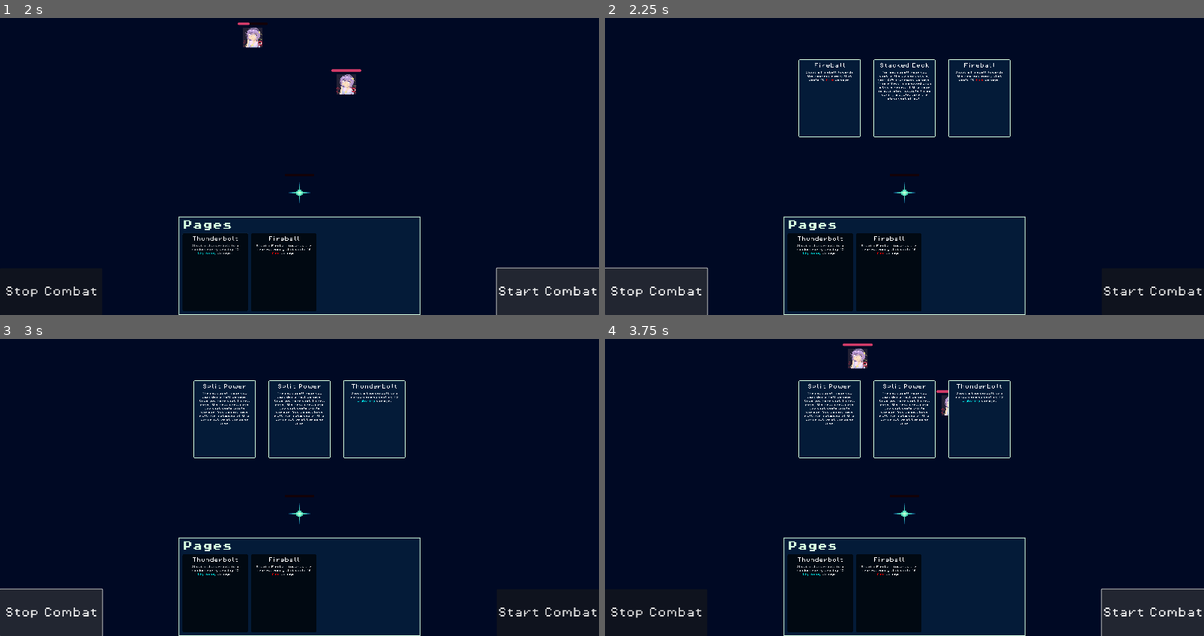
Above: before the commit, frames 1-4 (two rows, left to right).
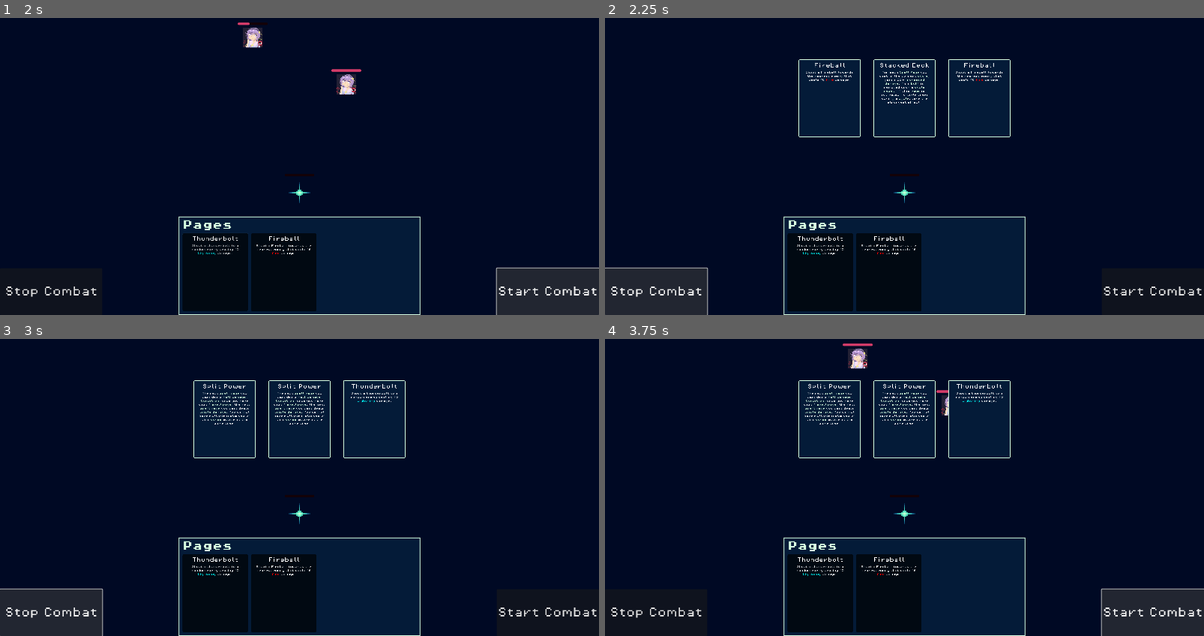
Above: after the commit, the same moments.

Repository: Jelmerrr/Grimoire
Game: Godot game, scene res://Scenes/BoardScene.tscn
Same seed, same stepped clock (60 frames per second), same inputs: the game is played once before the commit and once after it.
Inputs:
- Up to frame 1 (2 s): click "Start Combat" at 0.5 s; click "Start Combat" at 1.25 s
- Up to frame 2 (2.25 s): click "Stop Combat" at 2 s
- Up to frame 3 (3 s): click "Stop Combat" at 2.75 s
- Up to frame 4 (3.75 s): click "Start Combat" at 3.5 s

Frame 1 is identical in both runs. In frame 2, 0.2% of the frame differs, in the area x 45-55%, y 17-30%; in frame 3, 0.4%, in the area x 33-55%, y 17-29%; in frame 4, 0.4%.

Commit message:
Tooltips + some refactoring.

Diff:
--- a/Resources/Pages/Page Resources/Fireball.tres
+++ b/Resources/Pages/Page Resources/Fireball.tres
@@ -10,5 +10,5 @@
 PageFunctionality = ExtResource("1_gm5xm")
 PageScene = ExtResource("2_hdxce")
 UI_NameString = "Fireball"
-UI_DescriptionString = "Shoot a Fireball towards the nearest enemy that deals 10 [color=red][url=fire]fire[/url][/color] damage."
+UI_DescriptionString = "Shoot a Fireball towards the nearest enemy that deals 10 [color=red][url=Fire]fire[/url][/color] damage."
 metadata/_custom_type_script = "uid://4uqlkofs35db"
--- a/Resources/Pages/Page Resources/FiredUp.tres
+++ b/Resources/Pages/Page Resources/FiredUp.tres
@@ -12,5 +12,5 @@
 PageScene = ExtResource("2_w0aco")
 PageTargeting = 2
 UI_NameString = "Fired Up"
-UI_DescriptionString = "Increase your current cast speed by 5%. This effect can stack and persists untill the end of combat."
+UI_DescriptionString = "Increase your current [color=d9ffe2][url=CastSpeed]cast speed[/url][/color] by 5%. This effect can stack and persists untill the end of [color=d9ffe2][url=Combat]combat[/url][/color]."
 metadata/_custom_type_script = "uid://4uqlkofs35db"
--- a/Resources/Pages/Page Resources/SplitPower.tres
+++ b/Resources/Pages/Page Resources/SplitPower.tres
@@ -12,5 +12,5 @@
 PageScene = ExtResource("2_x06pu")
 PageTargeting = 2
 UI_NameString = "Split Power"
-UI_DescriptionString = "The next spell page you cast deals half damage. Once you have cast 1 spell page, the next spell page you cast deals triple damage. You cannot have multiple instances of this curse active at the same time."
+UI_DescriptionString = "The next [color=d9ffe2][url=SpellPage]spell page[/url][/color] you cast deals [color=d9ffe2][url=DamageMultiplier]half damage[/url][/color]. [color=d9ffe2][url=CurseCondition]Condition:[/url][/color] once you have cast 1 [color=d9ffe2][url=SpellPage]spell page[/url][/color], the next [color=d9ffe2][url=SpellPage]spell page[/url][/color] you cast deals [color=d9ffe2][url=DamageMultiplier]triple damage[/url][/color]. You cannot have multiple instances of this [color=d9ffe2][url=CursePage]curse[/url][/color] active at the same time."
 metadata/_custom_type_script = "uid://4uqlkofs35db"
--- a/Resources/Pages/Page Resources/StackedDeck.tres
+++ b/Resources/Pages/Page Resources/StackedDeck.tres
@@ -12,5 +12,5 @@
 PageScene = ExtResource("2_a1t4p")
 PageTargeting = 2
 UI_NameString = "Stacked Deck"
-UI_DescriptionString = "For each spell page you cast in the current cycle, gain 25% increased damage. This effect is removed upon a Cycle reset. If this page is activated multiple times during a Cycle, take the strongest effect."
+UI_DescriptionString = "For each [color=d9ffe2][url=SpellPage]Spell Page[/url][/color] you cast in the current [color=d9ffe2][url=Cycle]cycle[/url][/color], gain a 25% [color=d9ffe2][url=DamageMultiplier]increased damage[/url][/color]. This [color=d9ffe2][url=BuffPage]buff[/url][/color] is removed upon a [color=d9ffe2][url=CycleReset]cycle reset[/url][/color]. If this [color=d9ffe2][url=Page]page[/url][/color] is activated multiple times during a [color=d9ffe2][url=Cycle]cycle[/url][/color], take the strongest effect."
 metadata/_custom_type_script = "uid://4uqlkofs35db"
--- a/Scenes/BoardScene.tscn
+++ b/Scenes/BoardScene.tscn
@@ -1,10 +1,11 @@
-[gd_scene load_steps=7 format=3 uid="uid://bdx3eg3w0wwmw"]
+[gd_scene load_steps=8 format=3 uid="uid://bdx3eg3w0wwmw"]
 
 [ext_resource type="PackedScene" uid="uid://c8bfyku2dawj0" path="res://Scenes/Player/Grimoire_Scene.tscn" id="1_l56c8"]
 [ext_resource type="PackedScene" uid="uid://c8lkfhngweyr3" path="res://Scenes/Functional/HUD_Scene.tscn" id="2_jf025"]
 [ext_resource type="PackedScene" uid="uid://cwncc32kjvsgy" path="res://Scenes/Functional/NewPageSelectionScene.tscn" id="3_cyht7"]
 [ext_resource type="PackedScene" uid="uid://dniujs4mtuy7t" path="res://Scenes/Enemy/EnemyBoard_scene.tscn" id="4_7heqy"]
 [ext_resource type="PackedScene" uid="uid://ctx3fvkp7wfk8" path="res://Scenes/Player/PlayerCharacter_Scene.tscn" id="4_dwcef"]
+[ext_resource type="PackedScene" uid="uid://dp3mj1iacqrte" path="res://Scenes/Functional/TooltipScene.tscn" id="6_thgti"]
 
 [sub_resource type="StyleBoxFlat" id="StyleBoxFlat_l56c8"]
 bg_color = Color(0, 0.03529412, 0.14117648, 1)
@@ -33,3 +34,5 @@
 
 [node name="Player" parent="." instance=ExtResource("4_dwcef")]
 position = Vector2(0, 150)
+
+[node name="TooltipScene" parent="." instance=ExtResource("6_thgti")]
--- /dev/null
+++ b/Scenes/Functional/TooltipScene.tscn
@@ -0,0 +1,14 @@
+[gd_scene load_steps=2 format=3 uid="uid://dp3mj1iacqrte"]
+
+[ext_resource type="Script" uid="uid://qsbc11g78xir" path="res://Scripts/Controllers/TooltipController.gd" id="1_rcg7w"]
+
+[node name="TooltipScene" type="Node2D"]
+script = ExtResource("1_rcg7w")
+
+[node name="CanvasLayer" type="CanvasLayer" parent="."]
+
+[node name="Control" type="Control" parent="CanvasLayer"]
+layout_mode = 3
+anchors_preset = 0
+offset_right = 40.0
+offset_bottom = 40.0
--- /dev/null
+++ b/Scenes/UI/GlobalTooltipUI.tscn
@@ -0,0 +1,56 @@
+[gd_scene load_steps=5 format=3 uid="uid://nl1m2y530y56"]
+
+[ext_resource type="Script" uid="uid://t37nouq6ldod" path="res://Scripts/Controllers/TooltipUIController.gd" id="1_lputd"]
+[ext_resource type="FontFile" uid="uid://djhpuwc8o5esm" path="res://Assets/UI/Font/PixelOperator8.ttf" id="1_uad81"]
+[ext_resource type="FontFile" uid="uid://cq6k7a56rmitc" path="res://Assets/UI/Font/PixelOperator8-Bold.ttf" id="2_lputd"]
+
+[sub_resource type="StyleBoxFlat" id="StyleBoxFlat_4oyv2"]
+content_margin_left = 10.0
+content_margin_top = 10.0
+content_margin_right = 10.0
+content_margin_bottom = 10.0
+bg_color = Color(0, 0, 0, 0.78431374)
+border_width_left = 2
+border_width_top = 2
+border_width_right = 2
+border_width_bottom = 2
+border_color = Color(0.8509804, 1, 0.8862745, 1)
+corner_radius_top_left = 2
+corner_radius_top_right = 2
+corner_radius_bottom_right = 2
+corner_radius_bottom_left = 2
+anti_aliasing = false
+
+[node name="GlobalTooltip" type="PanelContainer"]
+offset_right = 270.0
+offset_bottom = 96.0
+size_flags_horizontal = 4
+size_flags_vertical = 4
+mouse_filter = 2
+theme_override_styles/panel = SubResource("StyleBoxFlat_4oyv2")
+script = ExtResource("1_lputd")
+
+[node name="VBoxContainer" type="VBoxContainer" parent="."]
+layout_mode = 2
+theme_override_constants/separation = 10
+
+[node name="Tooltip Title" type="RichTextLabel" parent="VBoxContainer"]
+custom_minimum_size = Vector2(250, 0)
+layout_mode = 2
+theme_override_fonts/normal_font = ExtResource("1_uad81")
+theme_override_fonts/bold_font = ExtResource("2_lputd")
+bbcode_enabled = true
+text = "[img]res://Assets/Icons/fire-icon.png[/img][b]Tooltip[/b]"
+fit_content = true
+
+[node name="Tooltip Description" type="RichTextLabel" parent="VBoxContainer"]
+custom_minimum_size = Vector2(250, 0)
+layout_mode = 2
+theme_override_constants/line_separation = 5
+theme_override_fonts/normal_font = ExtResource("1_uad81")
+theme_override_fonts/bold_font = ExtResource("2_lputd")
+theme_override_font_sizes/normal_font_size = 8
+theme_override_font_sizes/bold_font_size = 8
+bbcode_enabled = true
+text = "okayyy let's go. Yipeeeeeeeeeeeeeeeeeeeeeeeeeeeeeeeeeeeeeeeeee"
+fit_content = true
--- a/Scenes/UI/NewPageSelectionUI.tscn
+++ b/Scenes/UI/NewPageSelectionUI.tscn
@@ -184,7 +184,13 @@
 
 [connection signal="mouse_entered" from="HBoxPanels/New Page 1 Container" to="." method="_on_new_page_1_container_mouse_entered"]
 [connection signal="mouse_exited" from="HBoxPanels/New Page 1 Container" to="." method="_on_new_page_1_container_mouse_exited"]
+[connection signal="meta_hover_ended" from="HBoxPanels/New Page 1 Container/MarginContainer/VBoxContainer/Page 1 Description" to="." method="_on_page_1_description_meta_hover_ended"]
+[connection signal="meta_hover_started" from="HBoxPanels/New Page 1 Container/MarginContainer/VBoxContainer/Page 1 Description" to="." method="_on_page_1_description_meta_hover_started"]
 [connection signal="mouse_entered" from="HBoxPanels/New Page 2 Container" to="." method="_on_new_page_2_container_mouse_entered"]
 [connection signal="mouse_exited" from="HBoxPanels/New Page 2 Container" to="." method="_on_new_page_2_container_mouse_exited"]
+[connection signal="meta_hover_ended" from="HBoxPanels/New Page 2 Container/MarginContainer/VBoxContainer/Page 2 Description" to="." method="_on_page_2_description_meta_hover_ended"]
+[connection signal="meta_hover_started" from="HBoxPanels/New Page 2 Container/MarginContainer/VBoxContainer/Page 2 Description" to="." method="_on_page_2_description_meta_hover_started"]
 [connection signal="mouse_entered" from="HBoxPanels/New Page 3 Container" to="." method="_on_new_page_3_container_mouse_entered"]
 [connection signal="mouse_exited" from="HBoxPanels/New Page 3 Container" to="." method="_on_new_page_3_container_mouse_exited"]
+[connection signal="meta_hover_ended" from="HBoxPanels/New Page 3 Container/MarginContainer/VBoxContainer/Page 3 Description" to="." method="_on_page_3_description_meta_hover_ended"]
+[connection signal="meta_hover_started" from="HBoxPanels/New Page 3 Container/MarginContainer/VBoxContainer/Page 3 Description" to="." method="_on_page_3_description_meta_hover_started"]
--- a/Scenes/UI/PagesContainerUI.tscn
+++ b/Scenes/UI/PagesContainerUI.tscn
@@ -15,7 +15,7 @@
 shader_parameter/add_margins = true
 
 [sub_resource type="StyleBoxFlat" id="StyleBoxFlat_ptmhp"]
-bg_color = Color(0, 0, 0, 0.5882353)
+bg_color = Color(0, 0, 0, 0.78431374)
 border_color = Color(0.8, 0.8, 0.8, 0)
 corner_radius_top_left = 5
 corner_radius_top_right = 5
@@ -84,4 +84,5 @@
 meta_underlined = false
 
 [connection signal="gui_input" from="." to="." method="_on_gui_input"]
+[connection signal="meta_hover_ended" from="CanvasGroup/PanelContainer/MarginContainer/VBoxContainer/Page description" to="." method="_on_page_description_meta_hover_ended"]
 [connection signal="meta_hover_started" from="CanvasGroup/PanelContainer/MarginContainer/VBoxContainer/Page description" to="." method="_on_page_description_meta_hover_started"]
--- a/Scripts/Controllers/NewPageSelectionUIController.gd
+++ b/Scripts/Controllers/NewPageSelectionUIController.gd
@@ -98,3 +98,29 @@
 func _on_new_page_3_container_mouse_exited() -> void:
 	new_page_3_container.scale = Vector2(1.0, 1.0)
 	page3selected = false
+
+
+func _on_page_1_description_meta_hover_ended(meta: Variant) -> void:
+	SignalBus.HideTooltip.emit(meta)
+
+
+
+func _on_page_1_description_meta_hover_started(meta: Variant) -> void:
+	SignalBus.ShowTooltip.emit(meta)
+
+
+func _on_page_2_description_meta_hover_ended(meta: Variant) -> void:
+		SignalBus.HideTooltip.emit(meta)
+
+
+
+func _on_page_2_description_meta_hover_started(meta: Variant) -> void:
+	SignalBus.ShowTooltip.emit(meta)
+
+
+func _on_page_3_description_meta_hover_ended(meta: Variant) -> void:
+	SignalBus.HideTooltip.emit(meta)
+
+
+func _on_page_3_description_meta_hover_started(meta: Variant) -> void:
+	SignalBus.ShowTooltip.emit(meta)
--- a/Scripts/Controllers/PagesContainerUIController.gd
+++ b/Scripts/Controllers/PagesContainerUIController.gd
@@ -30,17 +30,11 @@
 	if !UtilsGlobalVariables.inCombat:
 		if event.is_action_pressed("click"):
 			dragging_node = self.duplicate()
-			#dragging_node.disconnect("gui_input", dragging_node, "_on_Control_gui_input")
 			dragging_node.set_script(null)
 			vbox.get_parent().add_child(dragging_node)
 			dragging_node.position = global_position
 			drag_offset = get_global_mouse_position().x - global_position.x + scrollContainer.global_position.x
-			#var new_style = panel.get_stylebox("panel").duplicate()
-			#new_style.shadow_color.a = 0.3
-			#new_style.shadow_size = 8
-			#new_style.shadow_offset = Vector2(3,3)
 			var dragging_panel = dragging_node.get_node("CanvasGroup").get_node("PanelContainer") #PanelContainer
-			#dragging_panel.add_stylebox_override("panel", new_style)
 			dragging_panel.position.x = -4
 			panel.hide()
 			set_process_input(true)
@@ -77,4 +71,7 @@
 	canvas_group.material.set_shader_parameter("width", value)
 
 func _on_page_description_meta_hover_started(meta: Variant) -> void:
-	print(meta)
+	SignalBus.ShowTooltip.emit(meta)
+
+func _on_page_description_meta_hover_ended(meta: Variant) -> void:
+	SignalBus.HideTooltip.emit(meta)
--- /dev/null
+++ b/Scripts/Controllers/TooltipController.gd
@@ -0,0 +1,12 @@
+extends Node2D
+
+const GLOBAL_TOOLTIP_UI = preload("uid://nl1m2y530y56")
+@onready var control: Control = $CanvasLayer/Control
+
+func _ready() -> void:
+	SignalBus.ShowTooltip.connect(showTooltip)
+
+func showTooltip(tooltipType: String) -> void:
+	var instance = GLOBAL_TOOLTIP_UI.instantiate()
+	instance.tooltipType = tooltipType
+	control.add_child.call_deferred(instance)
--- /dev/null
+++ b/Scripts/Controllers/TooltipUIController.gd
@@ -0,0 +1,108 @@
+extends PanelContainer
+
+@onready var tooltip_title: RichTextLabel = $"VBoxContainer/Tooltip Title"
+@onready var tooltip_description: RichTextLabel = $"VBoxContainer/Tooltip Description"
+
+var opacity_tween: Tween = null
+var tooltipType: String
+
+var tooltipDict = {
+	"Fire": {
+		"Title": "Fire",
+		"Description": "When an enemy is hit by 2 elemental damage instances, unique effects happen. \r\rFire + Fire = Burst. \r(Deal 150% of hit damage in an area) \r\r Fire + Lightning = Scorch. \r(Deal 10% of the targets max health every second for 3 seconds) \r\r Fire + Cold = Brittle. \r(The target takes 25% more damage for 5 seconds)",
+		"Icon": "res://Assets/Icons/fire-icon.png"
+		},
+	"Lightning": {
+		"Title": "Lightning",
+		"Description": "When an enemy is hit by 2 elemental damage instances, unique effects happen.",
+		"Icon": "res://Assets/Icons/fire-icon.png"
+		},
+	"Cold": {
+		"Title": "Cold",
+		"Description": "When an enemy is hit by 2 elemental damage instances, unique effects happen.",
+		"Icon": "res://Assets/Icons/fire-icon.png"
+		},
+	"Page": {
+		"Title": "Page",
+		"Description": "Your grimoire is filled with pages, when a page is cast, the effect described upon the page will come true. Pages come in 5 different types.",
+		"Icon": "res://Assets/Icons/fire-icon.png"
+		},
+	"SpellPage": {
+		"Title": "Spell Page",
+		"Description": "A spell page is 1 of 5 unique types of pages. \r\rOnce casted you deal damage according to which spell page you cast.",
+		"Icon": "res://Assets/Icons/fire-icon.png"
+		},
+	"BuffPage": {
+		"Title": "Buff Page",
+		"Description": "A buff page is 1 of 5 unique types of pages. \r\rOnce casted gain a temporary effect that lasts for a specific amount of casts.",
+		"Icon": "res://Assets/Icons/fire-icon.png"
+		},
+	"CursePage": {
+		"Title": "Curse Page",
+		"Description": "A curse page is 1 of 5 unique types of pages. \r\rOnce casted gain a debuff and a condition, once the condition is fullfilled, the debuff is removed and you gain a powerful temporary buff.",
+		"Icon": "res://Assets/Icons/fire-icon.png"
+		},
+	"Cycle": {
+		"Title": "Cycle",
+		"Description": "A cycle is the total amount of pages in your Grimoire, cast in order. When you cast the last page, a cycle reset will occur. \r\rWhen this happens your Grimoire will start casting the first page in order.",
+		"Icon": "res://Assets/Icons/fire-icon.png"
+		},
+	"CycleReset": {
+		"Title": "Cycle Reset",
+		"Description": "A cycle reset occurs at the end of a cycle. \r\rWhen the last page in your Grimoire is cast, loop back to the first page.",
+		"Icon": "res://Assets/Icons/fire-icon.png"
+		},
+	"DamageMultiplier": {
+		"Title": "Damage Multipliers",
+		"Description": "Damage multipliers interact with each other in different ways depending on their sources, unless stated otherwise in the page itself. \r\rDamage multipliers originating from the same source, stack additively. \r\rDamage multipliers originating from different sources, stack multiplicatively.",
+		"Icon": "res://Assets/Icons/fire-icon.png"
+		},
+	"CastSpeed": {
+		"Title": "Casting Speed",
+		"Description": "Casting Speed is the time it takes between each cast. \r\rThe default casting speed is 1 second. \r\rYour casting speed cannot go below 0.01 seconds.",
+		"Icon": "res://Assets/Icons/fire-icon.png"
+		},
+	"CurseCondition": {
+		"Title": "Curse Condition",
+		"Description": "The condition which needs to be fullfilled in order to be granted the benefits of a curse page.",
+		"Icon": "res://Assets/Icons/fire-icon.png"
+		},
+	"Combat": {
+		"Title": "Combat",
+		"Description": "Combat is the phase in which you cast spells from your Grimoire in order to defeat your enemies. \r\rCombat persists until either you or they perish.",
+		"Icon": "res://Assets/Icons/fire-icon.png"
+		},
+}
+
+func _ready() -> void:
+	modulate.a = 0.0
+	global_position = get_global_mouse_position()
+	showTooltip(tooltipType)
+	SignalBus.HideTooltip.connect(hideTooltip)
+
+func _input(event: InputEvent) -> void:
+	if visible and event is InputEventMouseMotion:
+		global_position = get_global_mouse_position()
+
+func showTooltip(tooltipTypeRef: String) -> void:
+	updateText(tooltipTypeRef)
+	modulate.a = 0.0
+	tween_opactiy(1.0)
+
+func hideTooltip(tooltipTypeRef: String) -> void:
+	modulate.a = 1.0
+	await tween_opactiy(0.0)
+	queue_free()
+
+func updateText(tooltipTypeRef: String) -> void:
+	tooltip_title.text = ""
+	tooltip_description.text = ""
+	tooltip_title.append_text("[img]" + tooltipDict[tooltipTypeRef].Icon + "[/img]")
+	tooltip_title.append_text(" " + "[b]" + tooltipDict[tooltipTypeRef].Title + "[/b]")
+	tooltip_description.append_text(tooltipDict[tooltipTypeRef].Description)
+
+func tween_opactiy(to: float):
+	if opacity_tween: opacity_tween.kill()
+	opacity_tween = get_tree().create_tween()
+	opacity_tween.tween_property(self, "modulate:a", to, 0.3)
+	return opacity_tween
--- a/Scripts/Globals/SignalBus.gd
+++ b/Scripts/Globals/SignalBus.gd
@@ -14,3 +14,6 @@
 
 signal Ask_EnemyPos()
 signal Ask_PlayerPos()
+
+signal ShowTooltip(tooltipType: String)
+signal HideTooltip(tooltipType: String)
--- a/Scripts/Pages/Buffs/FiredUpFunctionality.gd
+++ b/Scripts/Pages/Buffs/FiredUpFunctionality.gd
@@ -9,8 +9,8 @@
 func _ready() -> void:
 	SignalBus.Stop_Combat.connect(onCombatEnd)
 	var subtractor: float = UtilsGlobalVariables.PlayerCastSpeed * 0.05
-	if UtilsGlobalVariables.PlayerCastSpeed - subtractor <= 0.005:
-		UtilsGlobalVariables.PlayerCastSpeed = 0.005
+	if UtilsGlobalVariables.PlayerCastSpeed - subtractor <= 0.01: #Casting speed cap
+		UtilsGlobalVariables.PlayerCastSpeed = 0.01
 	else:
 		UtilsGlobalVariables.PlayerCastSpeed = UtilsGlobalVariables.PlayerCastSpeed - subtractor
 
Binary file added: Assets/Icons/fire-icon.png
Not shown, added: Assets/Icons/fire-icon.png.import
Not shown, added: Scripts/Controllers/TooltipController.gd.uid
Not shown, added: Scripts/Controllers/TooltipUIController.gd.uid
